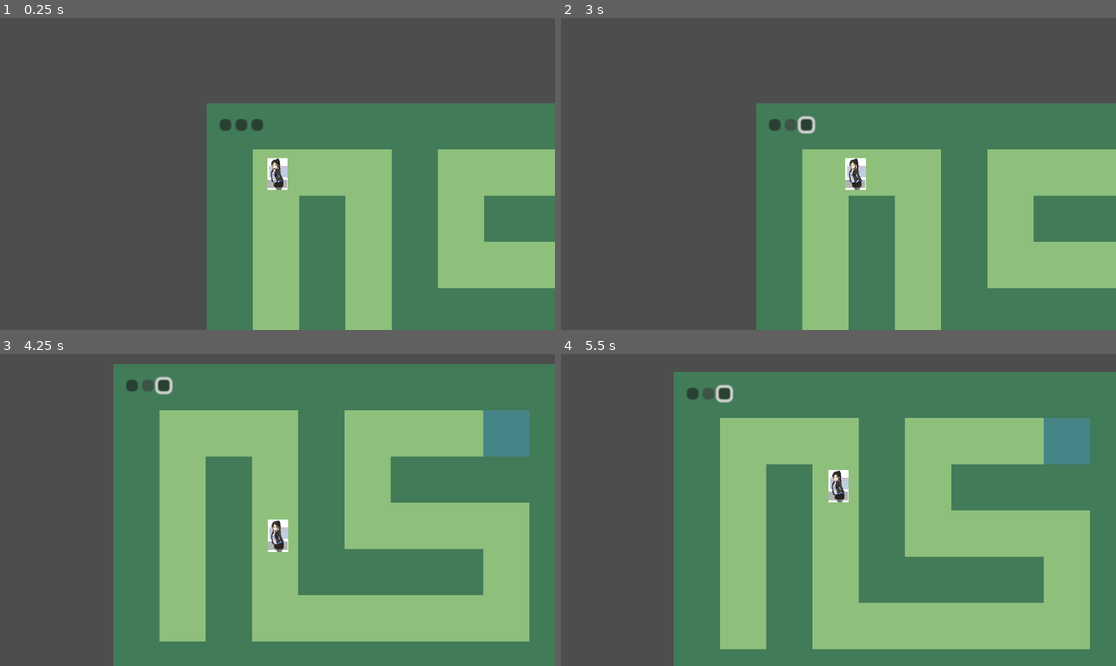
Above: before the commit, frames 1-4 (two rows, left to right).
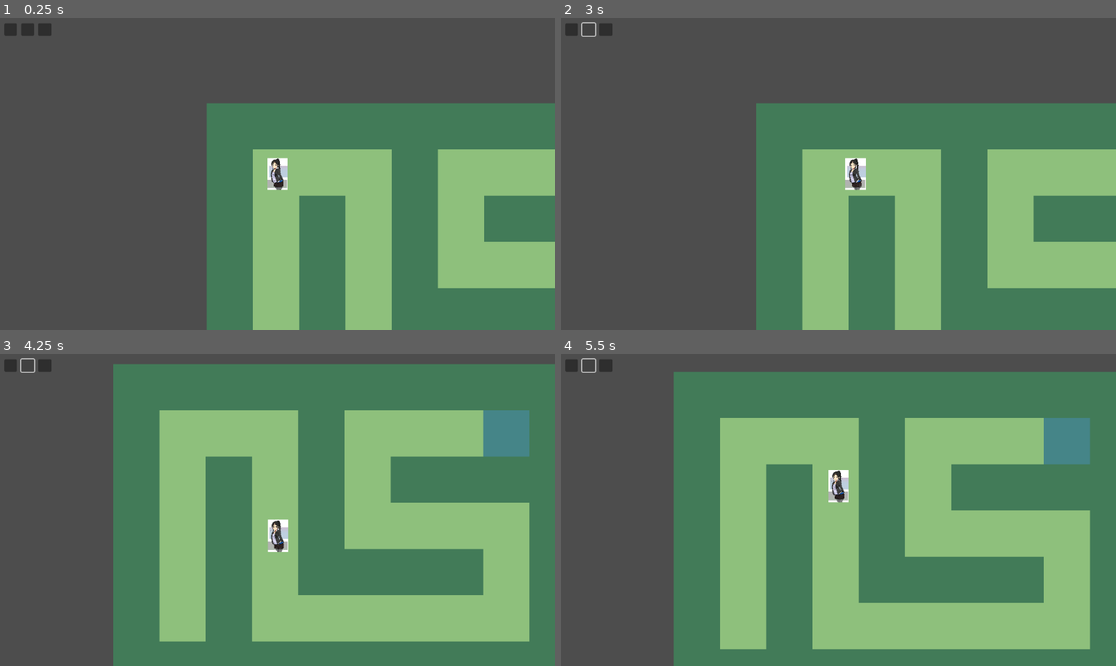
Above: after the commit, the same moments.

Repository: artinZareie/hoc-game
Game: Godot game, scene res://Scenes/main.tscn
The game is run twice, just before and just after one commit, with the same random seed, the same clock (stepped at 60 frames per second) and the same inputs.
Inputs (mouse positions are in pixels of both pictures, inside the frame that each line leads up to; where the layout moved, square brackets give the same spot in the first picture):
- Up to frame 1 (0.25 s): no input
- Up to frame 2 (3 s): click (605, 30) [816, 124] at 0.5 s; click (572, 30) [788, 124] at 1.25 s; click (588, 30) [799, 124] at 2 s; tap Enter at 2.75 s; hold Right (ui_right) from 2.78 s (still down)
- Up to frame 3 (4.25 s): release Right (ui_right) at 3.53 s; hold Down (ui_down) from 3.53 s (still down)
- Up to frame 4 (5.5 s): release Down (ui_down) at 4.28 s; hold Right (ui_right) 4.28-5.03 s; hold Up (ui_up) from 5.03 s (still down)

The runs differ from the first frame. In frame 1, 0.5% of the frame differs, in the area x 0-48%, y 1-37%; in frame 2, 0.5%, in the area x 0-46%, y 1-38%; in frame 3, 0.5%; in frame 4, 0.5%.

Commit message:
fix buttons to top left corner of the screen

Diff:
--- a/Scenes/main.tscn
+++ b/Scenes/main.tscn
@@ -1,34 +1,10 @@
-[gd_scene load_steps=2 format=3 uid="uid://xb34gqypmpnb"]
+[gd_scene load_steps=3 format=3 uid="uid://xb34gqypmpnb"]
 
 [ext_resource type="PackedScene" uid="uid://dy37d2j5bmfjh" path="res://first_level.tscn" id="1_6ewst"]
+[ext_resource type="PackedScene" uid="uid://bgqie1r3rp6l4" path="res://Scenes/ui.tscn" id="2_jil8w"]
 
 [node name="Main" type="Node2D"]
 
-[node name="TileMap" parent="." instance=ExtResource("1_6ewst")]
+[node name="level" parent="." instance=ExtResource("1_6ewst")]
 
-[node name="Control" type="Control" parent="."]
-layout_mode = 3
-anchors_preset = 0
-offset_right = 320.0
-offset_bottom = 223.0
-
-[node name="clockwise" type="Button" parent="Control"]
-layout_mode = 0
-offset_left = 31.0
-offset_top = 11.0
-offset_right = 39.0
-offset_bottom = 19.0
-
-[node name="counter" type="Button" parent="Control"]
-layout_mode = 0
-offset_left = 9.0
-offset_top = 11.0
-offset_right = 17.0
-offset_bottom = 19.0
-
-[node name="forward" type="Button" parent="Control"]
-layout_mode = 0
-offset_left = 20.0
-offset_top = 11.0
-offset_right = 28.0
-offset_bottom = 19.0
+[node name="ui" parent="." instance=ExtResource("2_jil8w")]
--- a/Scenes/player.gd
+++ b/Scenes/player.gd
@@ -52,11 +52,11 @@
 	# Checking if parent is actually a TileMap
 	if not tilemap:
 		print("Invalid Parent!")
-	var clockwise_button = get_node("../../Control/clockwise")
+	var clockwise_button = get_node("../../ui/clockwise")
 	clockwise_button.pressed.connect(turn_clockwise)
-	var counter_button = get_node("../../Control/forward")
+	var counter_button = get_node("../../ui/forward")
 	counter_button.pressed.connect(move_forward)
-	var forward_button = get_node("../../Control/counter")
+	var forward_button = get_node("../../ui/counter")
 	forward_button.pressed.connect(turn_counter)
 
 func _physics_process(delta):
--- /dev/null
+++ b/Scenes/ui.tscn
@@ -0,0 +1,21 @@
+[gd_scene format=3 uid="uid://bgqie1r3rp6l4"]
+
+[node name="ui" type="CanvasLayer"]
+
+[node name="clockwise" type="Button" parent="."]
+offset_left = 79.0
+offset_top = 11.0
+offset_right = 107.0
+offset_bottom = 37.0
+
+[node name="counter" type="Button" parent="."]
+offset_left = 9.0
+offset_top = 11.0
+offset_right = 35.0
+offset_bottom = 37.0
+
+[node name="forward" type="Button" parent="."]
+offset_left = 44.0
+offset_top = 11.0
+offset_right = 71.0
+offset_bottom = 37.0
